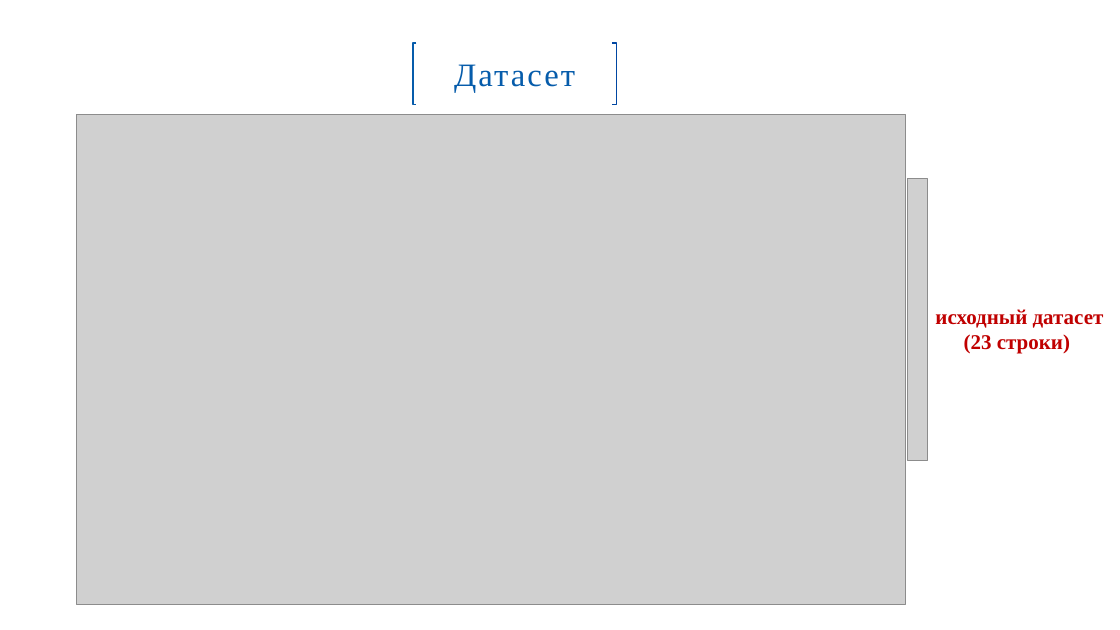
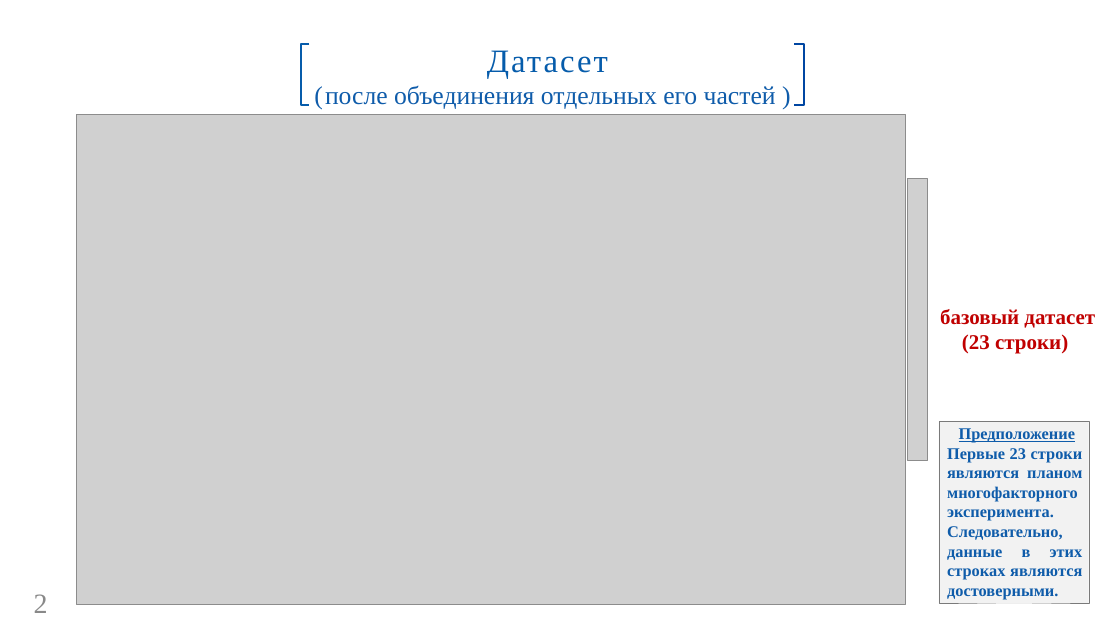
Before and after one commit to GorshkovAndrey/BMSTU, a slide deck: slide 2 of Для защиты ВКР/Презентация ВКР. Горшков А. В..pptx. Drawn at 1120x630 pixels with LibreOffice and Linux fonts; fonts in the diff are those of the drawing; grey boxes stand for pictures; background and template pictures are left out. Boxes give left, top, right and bottom in pixels: in the first picture for what was removed or moved away, otherwise in the second. Text is boxed around its words. In the diff, an @@ line names an element or a change of style, - is before the commit and + after.

```diff
--- a/Для защиты ВКР/Презентация ВКР. Горшков А. В..pptx
+++ b/Для защиты ВКР/Презентация ВКР. Горшков А. В..pptx
@@ freeform shape: place and size @@
-freeform shape at [413,43,417,104]
+freeform shape at [301,44,309,105]
@@ rectangle "Датасет": place and size @@
-rectangle "Датасет" at [413,43,617,104]
+rectangle "Датасет" at [301,44,804,105]
@@ freeform shape: place and size @@
-freeform shape at [613,43,617,104]
+freeform shape at [795,44,805,105]
@@ text in rectangle at [314,86,776,110]: paragraph added @@
+(после объединения отдельных его частей )
@@ text at [940,309,1095,354]: text changed @@
-исходный датасет (23 строки)
+базовый датасет (23 строки)
@@ rectangle added at [939,422,1089,603], fill #F2F2F2, outline #7A7A7A 0.25 pt @@
@@ text added at [947,428,1083,600], 14 pt, text #0F5CAA, bold @@
+Предположение
+Первые 23 строки являются планом многофакторного эксперимента.
+Следовательно, данные в этих строках являются достоверными.
@@ page number added at [34,594,48,613], 24 pt, text #898989 @@
+2
```
Also in this commit, not shown: 6 other slides changed, 2 slides added.
